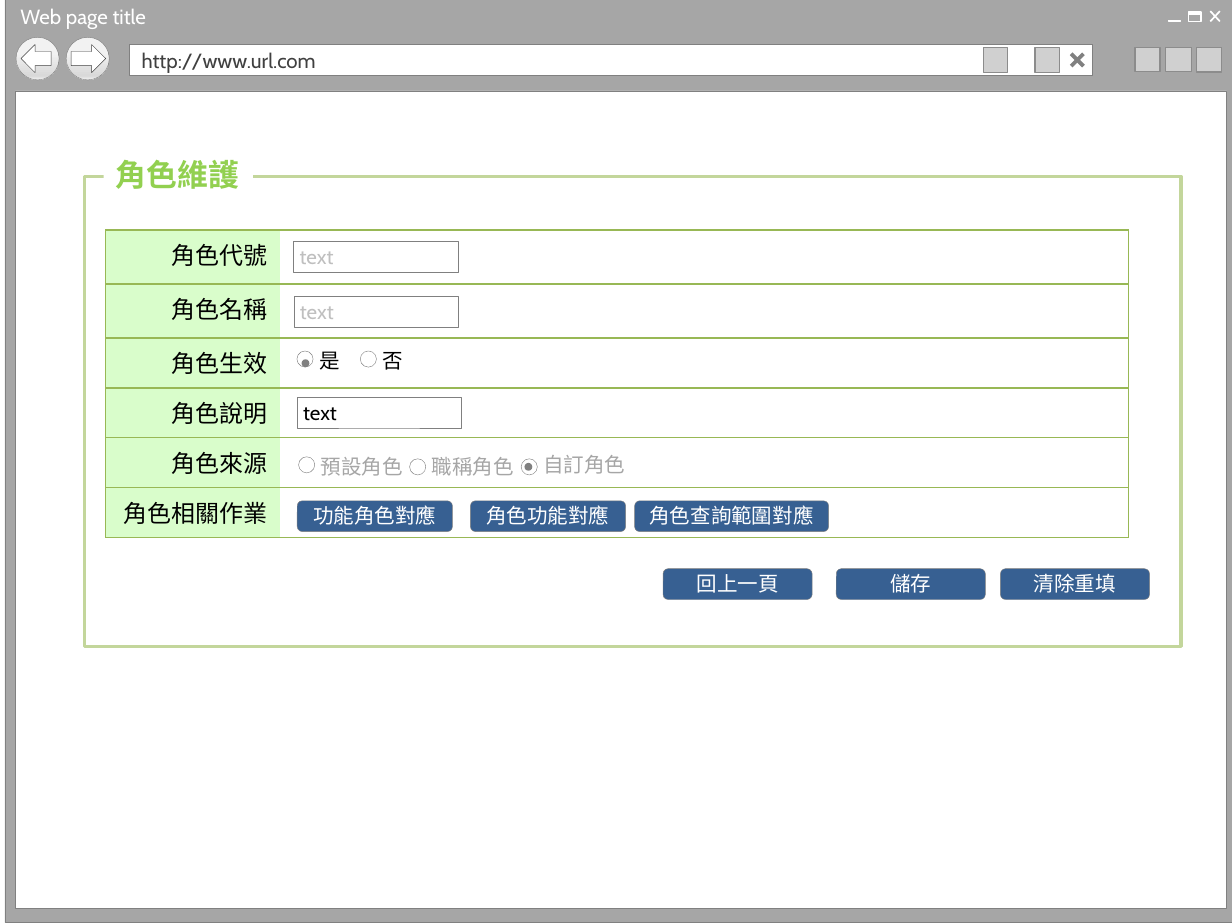
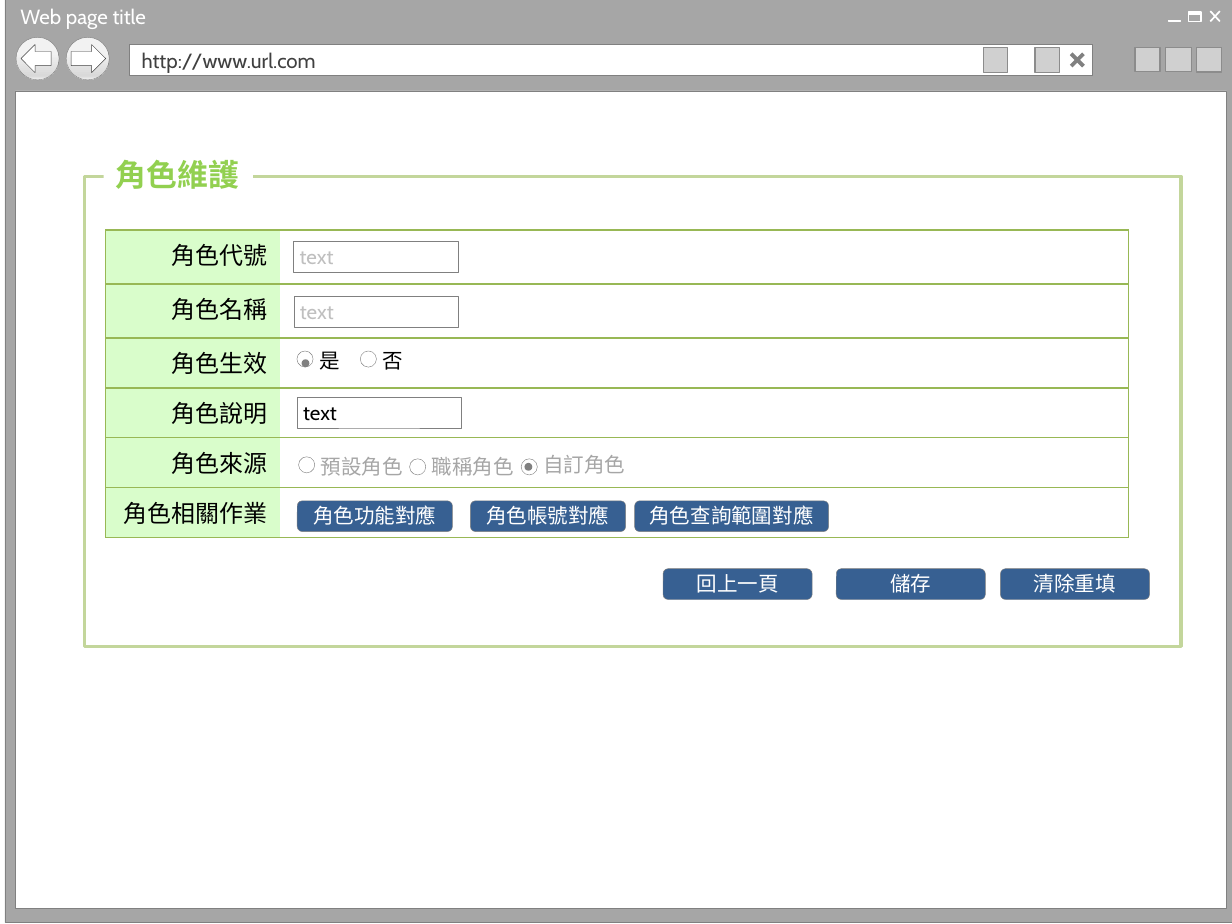
Before and after one commit to OldtreeChen/Suda3g, a slide deck: slide 9 of UI/UI 操作_0923.pptx. Drawn at 1232x924 pixels with LibreOffice and Linux fonts; fonts in the diff are those of the drawing; grey boxes stand for pictures; background and template pictures are left out. Boxes give left, top, right and bottom in pixels: in the first picture for what was removed or moved away, otherwise in the second. Text is boxed around its words. In the diff, an @@ line names an element or a change of style, - is before the commit and + after.

Commit message:
修改角色相關作業按鈕

```diff
--- a/UI/UI 操作_0923.pptx
+++ b/UI/UI 操作_0923.pptx
@@ text in rounded rectangle at bbox=[313, 505, 436, 525]: text changed @@
-功能角色對應
+角色功能對應
@@ text in rounded rectangle at bbox=[486, 505, 609, 525]: text changed @@
-角色功能對應
+角色帳號對應
```
Also in this commit, not shown: 1 other slide changed.
